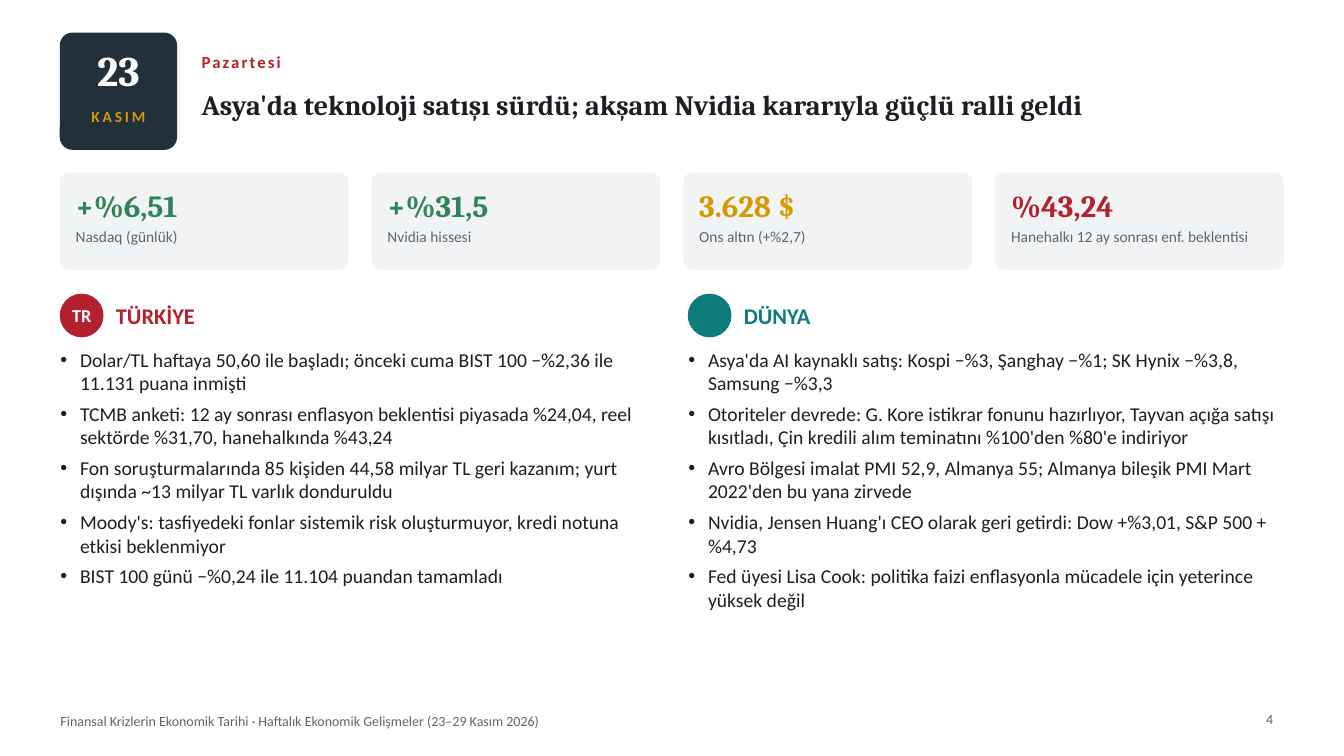
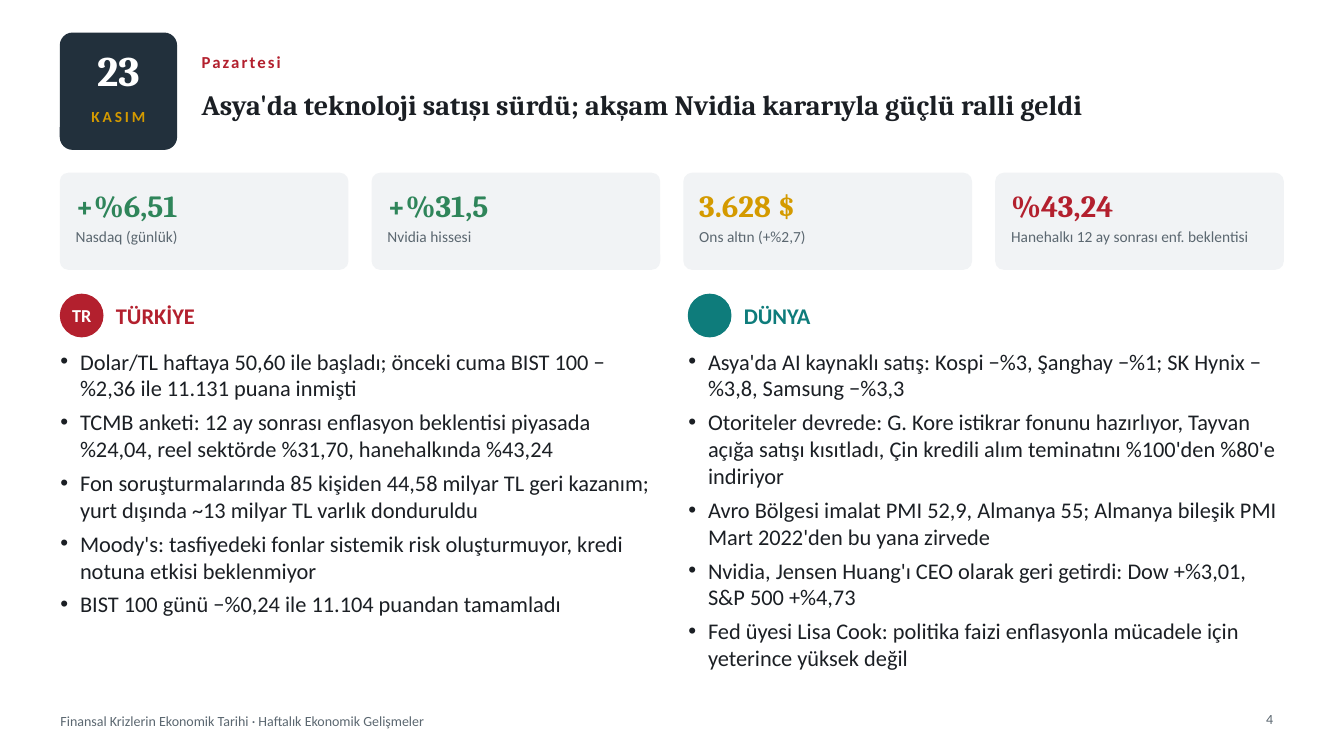
Before and after one commit to likyastudio/ikya-studios-ad, a slide deck: slide 4 of sunum/Haftalik_Ekonomik_Gelismeler_23-29_Kasim_2026.pptx. Drawn at 1344x756 pixels with LibreOffice and Linux fonts; fonts in the diff are those of the drawing; background and template pictures are left out. Boxes give left, top, right and bottom in pixels: in the first picture for what was removed or moved away, otherwise in the second. Text is boxed around its words. In the diff, an @@ line names an element or a change of style, - is before the commit and + after.

```diff
--- a/sunum/Haftalik_Ekonomik_Gelismeler_23-29_Kasim_2026.pptx
+++ b/sunum/Haftalik_Ekonomik_Gelismeler_23-29_Kasim_2026.pptx
@@ text "Dolar/TL haftaya 50,60 ile başladı; ..." at <box>80,354,649,616</box>: size 14 to 16 pt @@
@@ text "Asya'da AI kaynaklı satış: Kospi ..." at <box>708,354,1276,670</box>: size 14 to 16 pt @@
@@ text at <box>60,716,424,729</box>: text changed @@
-Finansal Krizlerin Ekonomik Tarihi · Haftalık Ekonomik Gelişmeler (23–29 Kasım 2026)
+Finansal Krizlerin Ekonomik Tarihi · Haftalık Ekonomik Gelişmeler
```
Also in this commit, not shown: 17 other slides changed.
